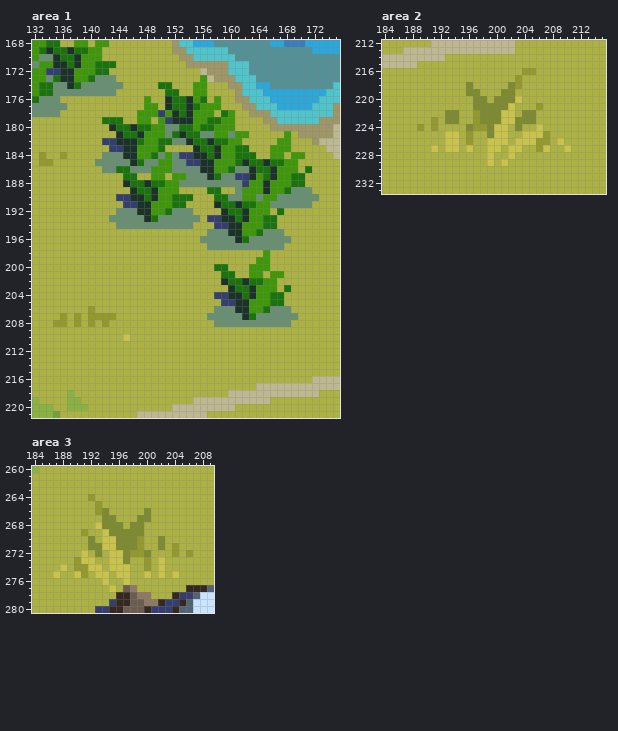
File history of a pixel-art file, assets_src/image/world/maps/aurania_v2/world_map_editor.aseprite. That is the earlier state.
720x520 pixels, 1 frame. Colours within 5 levels of each other are drawn and written as one. Shown: area 1: x 132..175, y 168..221; area 2: x 184..215, y 212..233; area 3: x 184..209, y 260..280. The commit also changed other parts of the picture, which this record leaves out.
The same view after the edit:
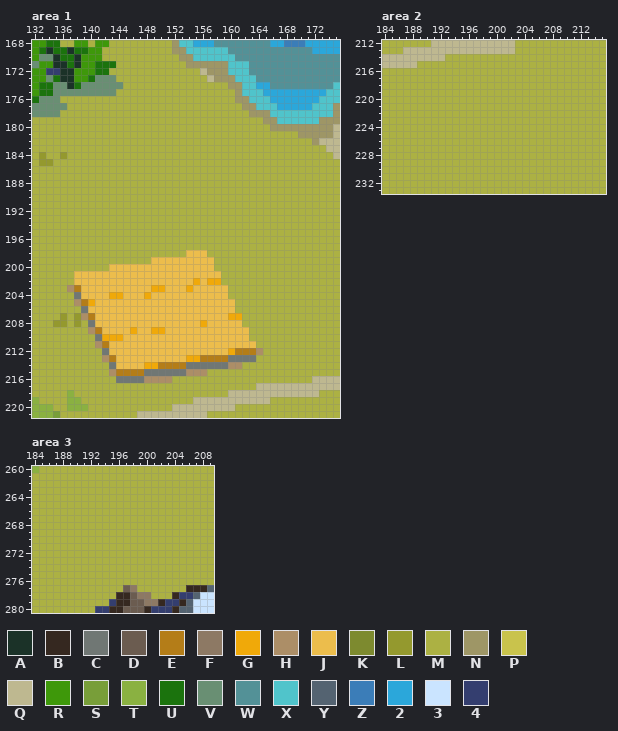
Palette (. is transparent): A #1b3228  B #352820  C #707774  D #6b5c50  E #b47d18  F #8d7964  G #f0a909  H #ac8e67  J #ecbd4c  K #7d8a2f  L #94992e  M #acb143  N #9e9666  P #c9c34c  Q #beb890  R #3e980a  S #789e39  T #8ab141  U #1b730d  V #698f73  W #539197  X #50c4cb  Y #546371  Z #3b7db8  2 #2ba7da  3 #cae4ff  4 #343e6f
Change:
layer "Layer 4" added
layer "fields" added
Changed rows in their new state; - is an unchanged pixel.
Area 1:
first column x 137:
173 -------------------M----------------
174 -------------MM---MM----------------
175 --------------MM--MM----------------
176 -----------M--MMMMMM-M--------------
177 -----------MM-MMMMMMMM--------------
178 ----------MMMMMMMMMMM-MM------------
179 -----MMM--MM-MMMMMMMMMMM------------
180 ------MMMMMMMMMMMMMMMMMM------------
181 -------MMMMMMMMMMMMMMMMMMM-----M----
182 -----MMMMMMMMMMMMMMMMMMMM-----MM----
183 ------MMMMMMMM----MMMMMMMM---MMM----
184 -----MMMMMMMMMMMMMMMMMMMMMM--MM-MM--
185 ----MMMMMMMMMMMMMMMMMMMMMMMMMMMMM---
186 -----MMMMMMMMMMMMMMMMMMMMMMMMMMMM-M-
187 --------MM--MM-MMMMMMMMMMMMMMMMMMM--
188 --------MMMMMMMMMMMMMMMMMMMMMMMMMM--
189 ---------MMMMMMM----MM--MMMMMMMMMMM-
190 -------MMMMMMMMMMM---MMMMMMMMMMMMMMM
191 --------MMMMMMMMM----MMMMMMMMMMMMMM-
192 -------MMMMMMMMMMM----MMMMMMM-M-----
193 ------MMMMMMMMMMMMM-MMMMMMMMMM------
194 -------MMMMMMMMMMM---MMMMMMMMM------
195 --------------------MMMMMMMMMMM-----
196 -------------------MMMMMMMMMMMMM----
197 --------------------MMMMMMMMMMM-----
198 -----------------JJJ--------M-------
199 ------------JJJJJJJJJ------MM-------
200 ------JJJJJJJJJJJJJJJMM---MMM-------
201 -JJJJJJJJJJJJJJJJJJJJJMM--MM-MM-----
202 -JJJJJJJJJJJJJJJJJGJGGMMMMMMMM------
203 HEJJJJJJJJJJGGJJJGJJJJJMMMMMMM-M----
204 -CJJJJGGJJJGJJJJJJJJJJJMMMMMMMM-----
205 -HEGJJJJJJJJJJJJJJJJJJJJMMMMMMM-----
206 --CJJJJJJJJJJJJJJJJJJJJJMMMMMMMM----
207 --HEJJJJJJJJJJJJJJJJJJJGGMMMMMMMM---
208 ---CJJJJJJJJJJJJJJJGJJJJJMMMMMMM----
209 ---HEJJJJGJJGGJJJJJJJJJJJJ----------
210 ----CGGGJJJJJJJJJJJJJJJJJJ----------
211 ----HEJJJJJJJJJJJJJJJJJJJJJ---------
212 -----CJJJJJJJJJJJJJJJJJGEEEH--------
213 -----HEJJJJJJJJJJGGEEEECCCC---------
214 ------CJJJJGGEEEECCCCCCHH-----------
215 ------HEEEECCCCCCHHH----------------
216 -------CCCCHHHH---------------------
Area 2, layer "Background":
first column x 189:
216 ---------------MM-----
217 --------------M-------
218 -------M-----MM-------
219 -------MM---MM--------
220 --------MM-MMMM-------
221 --------MMMMMM---M----
222 ----MM--MMMMMM-MM-----
223 --M-MM--MMMMMMMMM-----
224 M-M----MMMMMM-M--M----
225 ----MM-M--MMM--MMMM---
226 ----MM-M--MMM-MMMMM-M-
227 --M-MM-M--MM-MM--MM--M
228 ----------M--M--------
229 ----------M-M---------
Area 3, layer "Background":
first column x 187:
264 -----M--------------
265 ------M-------------
266 ------MM-----M------
267 -------MM---MM------
268 ------MMMM-MM-------
269 ----M--MMMMMM-------
270 -----M-MMMMMM--M----
271 -----MMMMMMMM--M-M--
272 ----M-M-MMMMMM---M-M
273 ---MMM--MMM--M-M----
274 -M-MMMM-MMM--M-M----
275 M--MM-MM-MM--M-M-M--
276 -------M--M---------
277 --------M-----------
